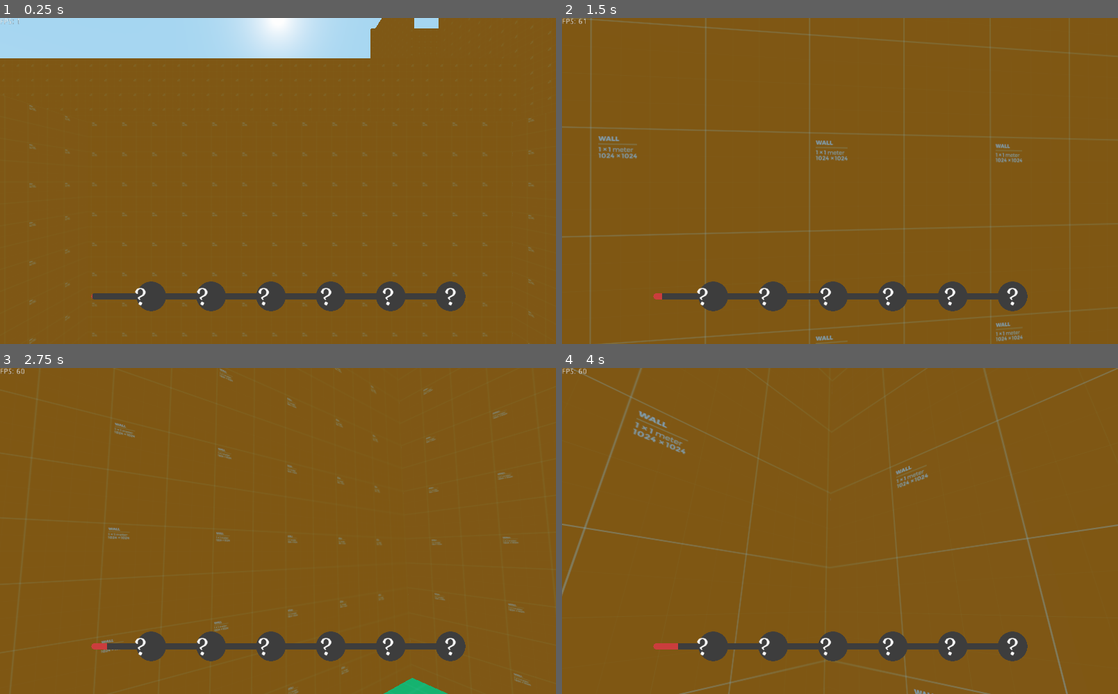
Above: before the commit, frames 1-4 (two rows, left to right).
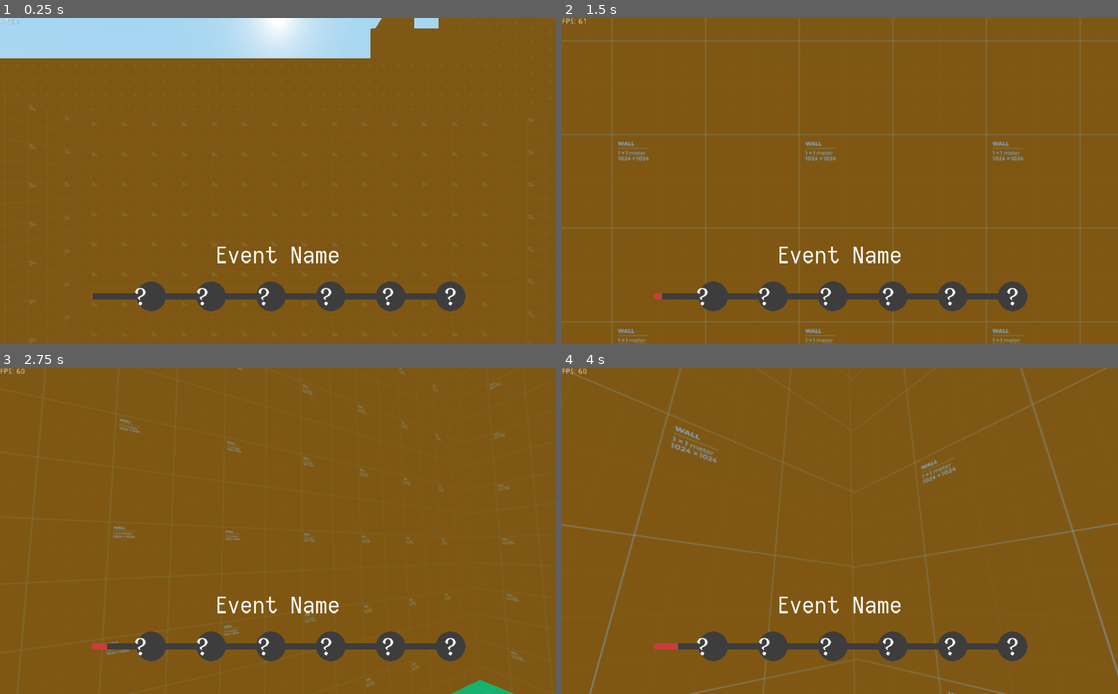
Above: after the commit, the same moments.

Repository: nwallenfang/ludum-dare-51
Game: Godot game, scene res://Levels/FirstFloor.tscn
The game is run twice, just before and just after one commit, with the same random seed, the same clock (stepped at 60 frames per second) and the same inputs.
Inputs (mouse positions are in pixels of both pictures, inside the frame that each line leads up to):
- Up to frame 1 (0.25 s): no input
- Up to frame 2 (1.5 s): move the mouse to (867, 181) at 0.52 s; hold Up (ui_up) 0.53-1.28 s; hold Alt (change_mouse_input) 0.53-1.28 s; tap Space (jump) at 0.77 s; move the mouse to (728, 197) at 1.27 s; hold Down (ui_down) from 1.28 s (still down); tap Alt (change_mouse_input) at 1.35 s
- Up to frame 3 (2.75 s): tap Space (jump) at 1.52 s; move the mouse to (289, 524) at 2.02 s; release Down (ui_down) at 2.03 s; hold Up (ui_up) from 2.03 s (still down); hold Alt (change_mouse_input) from 2.03 s (still down); click (289, 524) at 2.1 s
- Up to frame 4 (4 s): keep holding Up (ui_up); move the mouse to (812, 596) at 2.77 s; release Alt (change_mouse_input) at 2.78 s; tap Shift (sprint) at 2.85 s; tap Space (jump) at 3.02, 3.77 s; tap Alt (change_mouse_input) at 3.05 s; move the mouse to (878, 534) at 3.52 s; hold Alt (change_mouse_input) from 3.53 s (still down)

The runs differ from the first frame. In frame 1, 0.4% of the frame differs, in the area x 39-61%, y 70-76%; in frame 2, 5.4%, in the area x 0-100%, y 0-100%; in frame 3, 2.2%; in frame 4, 4.4%.

Commit message:
event handling start

Diff:
--- /dev/null
+++ b/Assets/Font/EventNameFont.tres
@@ -0,0 +1,7 @@
+[gd_resource type="DynamicFont" load_steps=2 format=2]
+
+[ext_resource path="res://Assets/Font/iosevka-extended-regular.ttf" type="DynamicFontData" id=1]
+
+[resource]
+size = 42
+font_data = ExtResource( 1 )
--- a/Logic/Events.gd
+++ b/Logic/Events.gd
@@ -1,23 +1,36 @@
 extends Node
 
-signal trigger_event
+signal trigger_event(event)
 signal progress_update(time)
 
-var event_bar: Node
-var number_triggered = 0
 
-# level -> fixed events and their timestamps
+# level -> [event_number -> Event] fixed events and their timestamps
 var fixed_events = {
-	1: null
+	1: {
+		2: 	preload("res://Logic/Events/FixedEventTest.tscn").instance()
+	}
 }
+
+var random_events = [
+	preload("res://Logic/Events/GrowEvent.tscn").instance()
+]
 
 
 var time: float
+var number_triggered = 0
 func _process(delta: float) -> void:
 	time += delta
 	if time > (number_triggered + 1) * 10.0:
-		emit_signal("trigger_event")
 		number_triggered += 1
+		# trigger event
+		var fixed_events_for_this_lv = fixed_events[Game.level_index]
+		if number_triggered in fixed_events_for_this_lv:
+			var fixed_event = fixed_events_for_this_lv[number_triggered]
+			emit_signal("trigger_event", fixed_event)
+		else:
+			# random event
+			var rand_index = randi() % len(random_events)
+			emit_signal("trigger_event", random_events[rand_index])
 
 
 func _on_UpdateUITimer_timeout() -> void:
--- a/Logic/Events.tscn
+++ b/Logic/Events.tscn
@@ -9,4 +9,8 @@
 wait_time = 0.2
 autostart = true
 
+[node name="EffectHandler" type="Node" parent="."]
+
+[node name="EventScenes" type="Node" parent="."]
+
 [connection signal="timeout" from="UpdateUITimer" to="." method="_on_UpdateUITimer_timeout"]
--- /dev/null
+++ b/Logic/Events/FixedEventTest.tscn
@@ -0,0 +1,15 @@
+[gd_scene load_steps=2 format=2]
+
+[sub_resource type="GDScript" id=1]
+script/source = "extends Node
+
+export var icon: Texture
+export var event_name: String
+
+func event():
+	print(\"fixed event \", event_name)
+"
+
+[node name="Node" type="Node"]
+script = SubResource( 1 )
+event_name = "Fixed Event"
--- /dev/null
+++ b/Logic/Events/GrowEvent.gd
@@ -0,0 +1,7 @@
+extends Node
+
+export var icon: Texture
+export var event_name: String
+
+func event():
+	print("grow event ", event_name)
--- /dev/null
+++ b/Logic/Events/GrowEvent.tscn
@@ -0,0 +1,7 @@
+[gd_scene load_steps=2 format=2]
+
+[ext_resource path="res://Logic/Events/GrowEvent.gd" type="Script" id=1]
+
+[node name="Node" type="Node"]
+script = ExtResource( 1 )
+event_name = "Grow Event"
--- a/Logic/Game.gd
+++ b/Logic/Game.gd
@@ -8,5 +8,5 @@
 	Events.connect("trigger_event", self, "event_triggered")
 
 
-func event_triggered():
-	print("event")
+func event_triggered(event):
+	event.event()
--- a/Logic/Player/Player.gd
+++ b/Logic/Player/Player.gd
@@ -18,11 +18,16 @@
 # Get the gravity from the project settings to be synced with RigidDynamicBody nodes.
 onready var gravity = (ProjectSettings.get_setting("physics/3d/default_gravity")
 		* gravity_multiplier)
+var mouse_beginning_set = false
 
 func _ready():
-	Input.set_mouse_mode(Input.MOUSE_MODE_CAPTURED)
+#	Input.set_mouse_mode(Input.MOUSE_MODE_CAPTURED)
+	pass
 
 func _input(event: InputEvent) -> void:
+	if not mouse_beginning_set:
+		mouse_beginning_set = true
+		Input.set_mouse_mode(Input.MOUSE_MODE_CAPTURED)
 	if event.is_action_pressed("ui_cancel"):
 		get_tree().quit() # Quits the game
 
--- a/UI/EventBar.gd
+++ b/UI/EventBar.gd
@@ -5,6 +5,7 @@
 
 func _ready() -> void:
 	Events.connect("progress_update", self, "set_progress")
+	Events.connect("trigger_event", self, "event_triggered")
 
 func set_progress(seconds: float):
 	var max_sec = 10.0 * number_of_events
@@ -13,3 +14,7 @@
 
 	# TODO check which icons should be changed etc
 	$"%EventBar".material.set_shader_param("progress", normalized)
+
+
+func event_triggered(event):
+	print("hi ", event)
--- a/UI/UI.gd
+++ b/UI/UI.gd
@@ -1,6 +1,11 @@
 extends Control
 
-
+func _ready() -> void:
+	Events.connect("trigger_event", self, "trigger_event")
 
 func _process(delta: float) -> void:
 	$FPS.text = "FPS: " + str(Engine.get_frames_per_second())
+
+
+func trigger_event(event):
+	$EventName.text = event.event_name
--- a/UI/UI.tscn
+++ b/UI/UI.tscn
@@ -1,7 +1,8 @@
-[gd_scene load_steps=3 format=2]
+[gd_scene load_steps=4 format=2]
 
 [ext_resource path="res://UI/EventBar.tscn" type="PackedScene" id=1]
 [ext_resource path="res://UI/UI.gd" type="Script" id=2]
+[ext_resource path="res://Assets/Font/EventNameFont.tres" type="DynamicFont" id=3]
 
 [node name="UI" type="Control"]
 anchor_right = 1.0
@@ -14,3 +15,14 @@
 margin_right = 40.0
 margin_bottom = 14.0
 text = "FPS:"
+
+[node name="EventName" type="Label" parent="."]
+anchor_top = 0.683333
+anchor_right = 1.0
+anchor_bottom = 0.766
+custom_fonts/font = ExtResource( 3 )
+text = "Event Name"
+align = 1
+__meta__ = {
+"_edit_use_anchors_": true
+}
--- a/project.godot
+++ b/project.godot
@@ -41,6 +41,12 @@
 Game="*res://Logic/Game.tscn"
 Events="*res://Logic/Events.tscn"
 Ui="*res://UI/UI.tscn"
+
+[debug]
+
+gdscript/warnings/unassigned_variable=false
+gdscript/warnings/unused_argument=false
+gdscript/warnings/return_value_discarded=false
 
 [display]
 
Not shown, removed: Assets/FOnt/empty.txt
Binary file added: Assets/Font/iosevka-extended-regular.ttf
Binary file added: Assets/Sprites/death.png
Not shown, added: Assets/Sprites/death.png.import
Not shown, changed: export_presets.cfg
